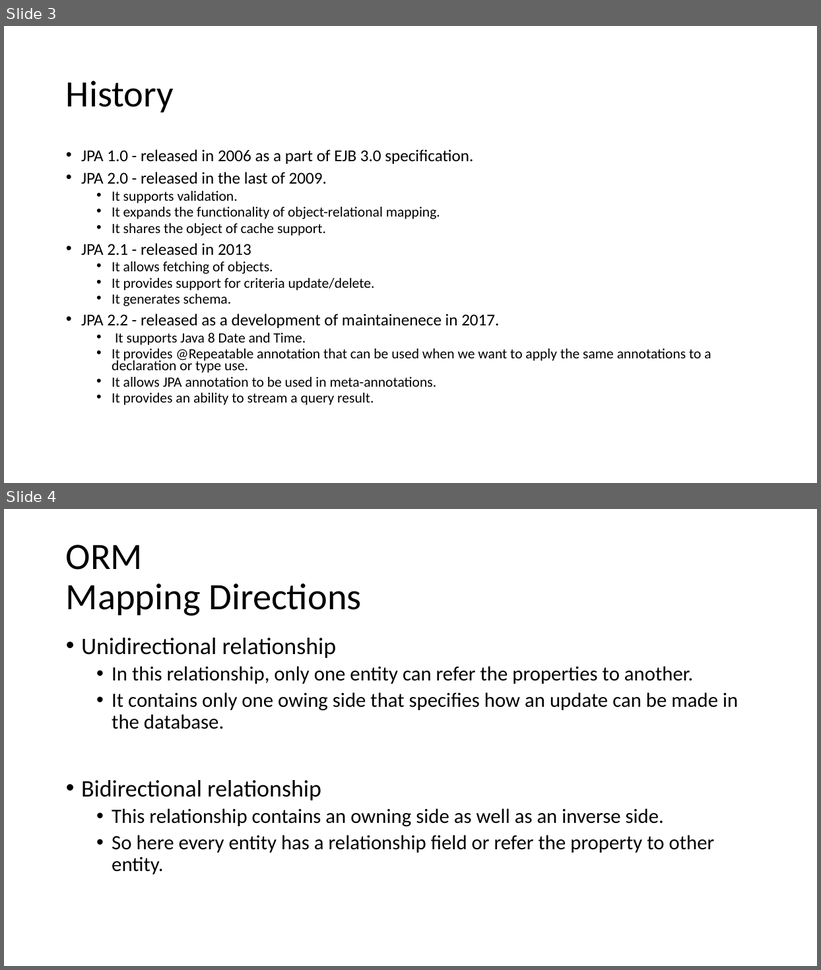
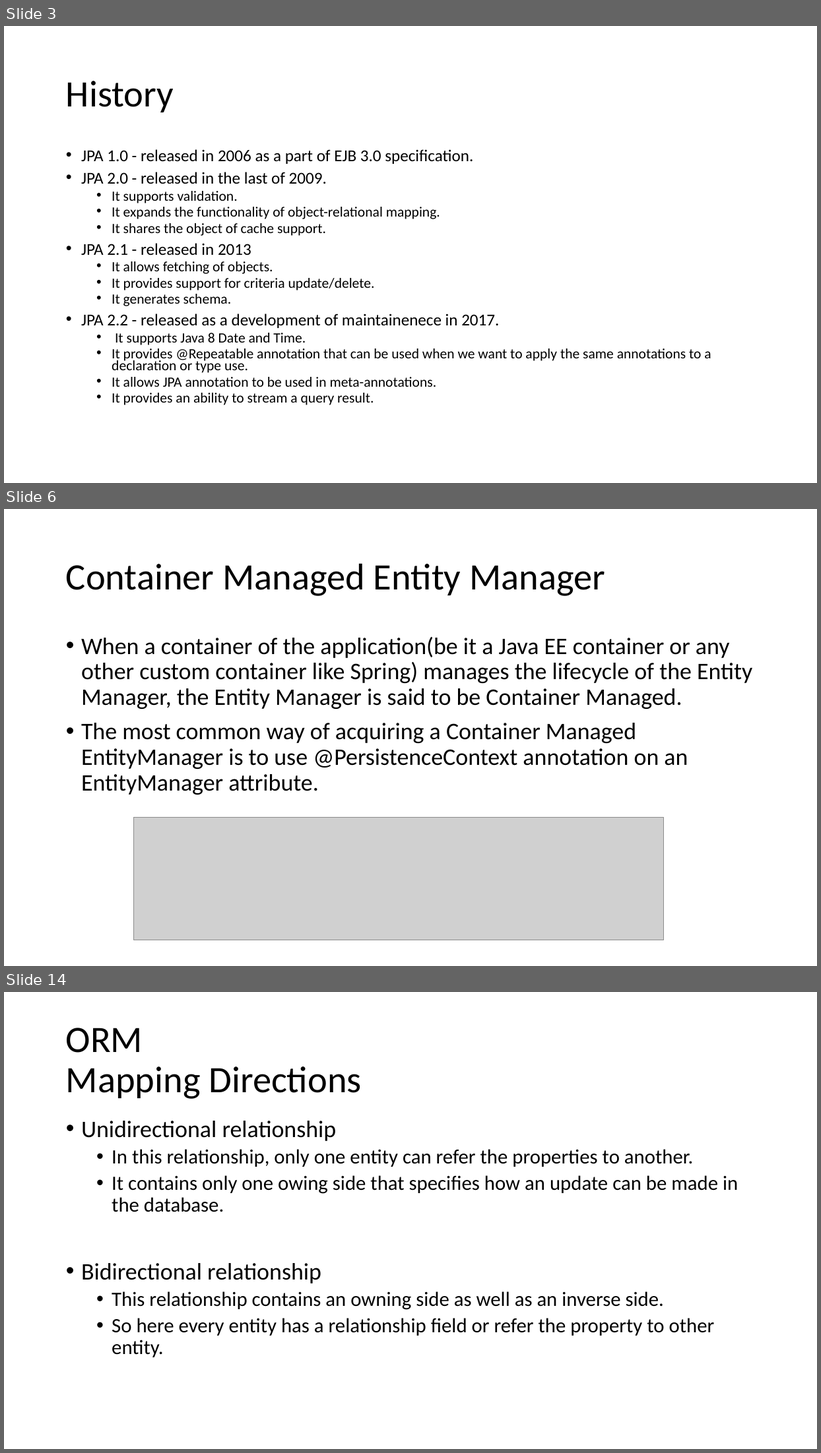
Before and after one commit to lawren43/mytest-repo, a slide deck: test-springmvc/doc/20181018-Spring JPA.pptx. Shown one above the other, each under a label of ours: slides 3 and 4 before the commit, slides 3, 6 and 14 after it; the slides between them are not shown. The pictures are 821x970 and 821x1453 pixels, drawn with LibreOffice and Linux fonts; fonts in the diff are those of the drawing; grey boxes stand for pictures. Boxes give left, top, right and bottom in pixels: in the first picture for what was removed or moved away, otherwise in the second. Text is boxed around its words. In the diff, an @@ line names an element or a change of style, - is before the commit and + after.

```diff
--- a/test-springmvc/doc/20181018-Spring JPA.pptx
+++ b/test-springmvc/doc/20181018-Spring JPA.pptx
@@ slide 6 added at (4, 509, 817, 966), background #FFFFFF @@
@@ title added at (66, 563, 605, 596), 44 pt, text #000000 @@
+Container Managed Entity Manager
@@ text added at (81, 637, 752, 795), 28 pt, text #000000 @@
+• When a container of the application(be it a Java EE container or any other custom container like Spring) manages the lifecycle of the Entity Manager, the Entity Manager is said to be Container Managed.
+• The most common way of acquiring a Container Managed EntityManager is to use @PersistenceContext annotation on an EntityManager attribute.
@@ picture added at (134, 818, 664, 940) @@
@@ what was slide 4 is now slide 14 @@
```
Also in this commit, not shown: 2 slides changed, 13 other slides added, 1 slide removed, 3 other files.
